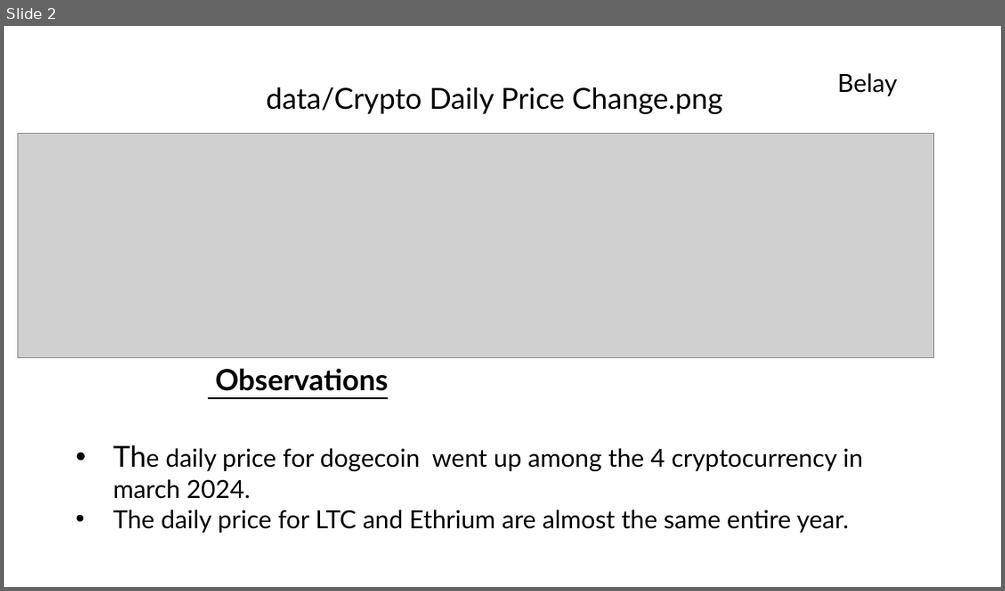
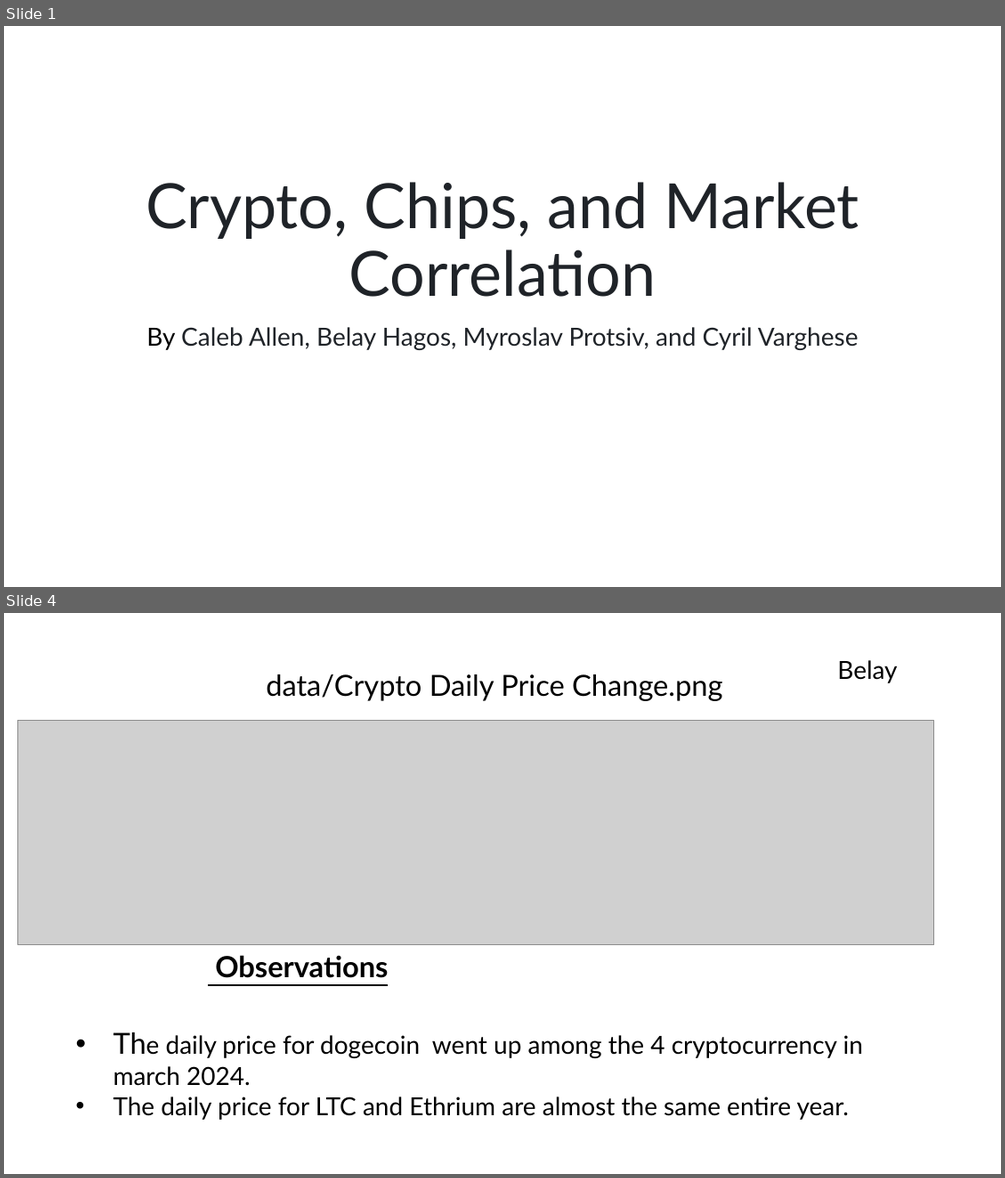
Before and after one commit to Belayohio/project_1, a slide deck: data/Slide_project_1.pptx. Shown one above the other, each under a label of ours: slide 2 before the commit, slides 1 and 4 after it; the slides between them are not shown. The pictures are 1005x591 and 1005x1178 pixels, drawn with LibreOffice and Linux fonts; fonts in the diff are those of the drawing; grey boxes stand for pictures. Boxes give left, top, right and bottom in pixels: in the first picture for what was removed or moved away, otherwise in the second. Text is boxed around its words. In the diff, an @@ line names an element or a change of style, - is before the commit and + after.

```diff
--- a/data/Slide_project_1.pptx
+++ b/data/Slide_project_1.pptx
@@ slide 1 added at (4,26,1001,587), background #FFFFFF @@
@@ title added at (146,182,859,297), 60 pt, text #1F2328 @@
+Crypto, Chips, and Market Correlation
@@ subtitle added at (146,327,858,350), 24 pt, text #1F2328 @@
+By Caleb Allen, Belay Hagos, Myroslav Protsiv, and Cyril Varghese
@@ what was slide 2 is now slide 4 @@
```
Also in this commit, not shown: 2 other slides added, 1 slide removed.
